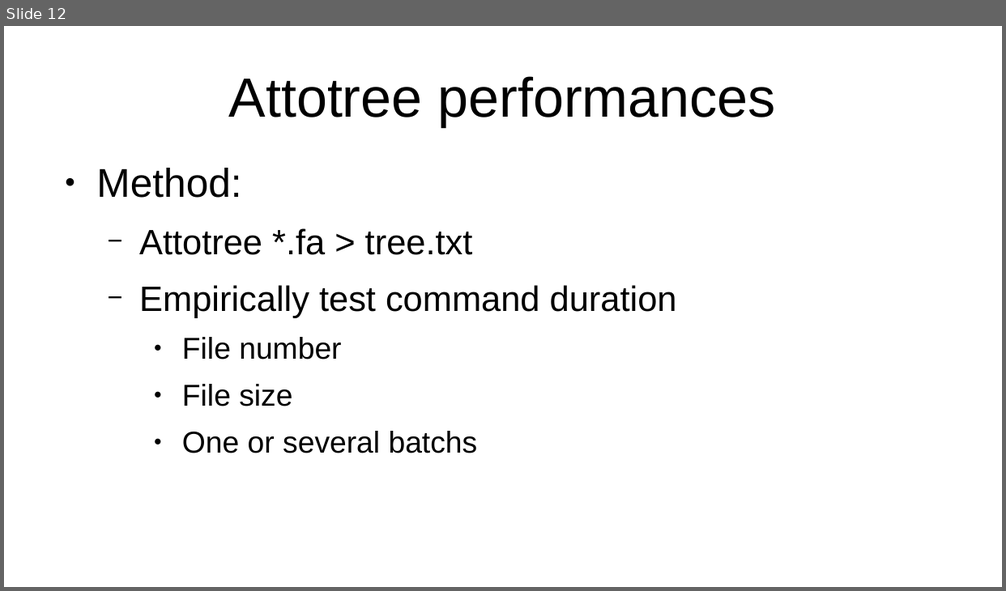
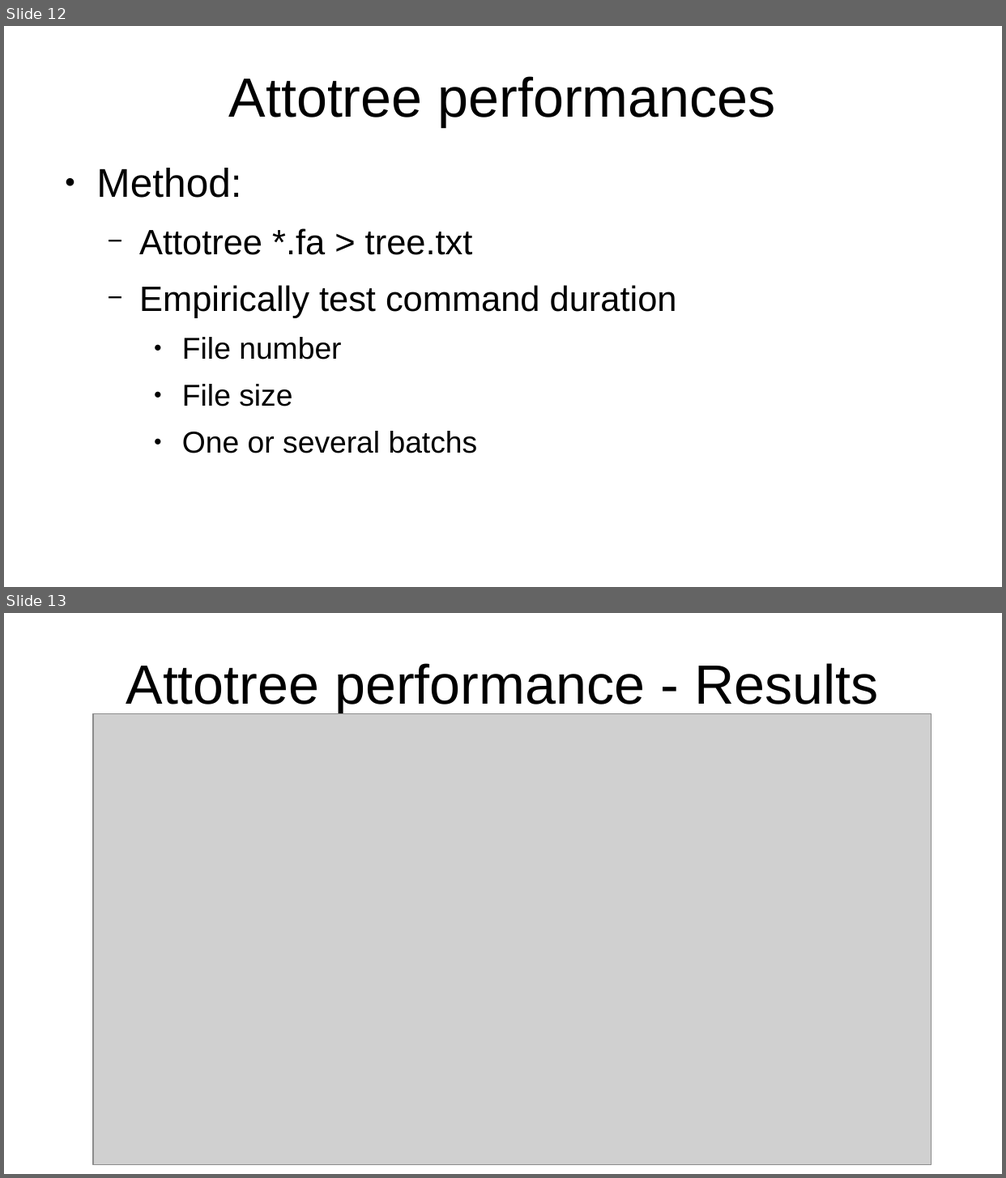
Before and after one commit to AntaoA/Amory_BWT_M1_project_Bioinfo, a slide deck: Diapo.odp. Shown one above the other, each under a label of ours: slide 12 before the commit, slides 12 and 13 after it. The pictures are 1006x591 and 1006x1178 pixels, drawn with LibreOffice and Linux fonts; fonts in the diff are those of the drawing; grey boxes stand for pictures. Boxes give left, top, right and bottom in pixels: in the first picture for what was removed or moved away, otherwise in the second. Text is boxed around its words. In the diff, an @@ line names an element or a change of style, - is before the commit and + after.

```diff
--- a/Diapo.odp
+++ b/Diapo.odp
@@ slide 13 added at bbox=[4, 613, 1002, 1174], background #FFFFFF @@
@@ title added at bbox=[126, 663, 879, 714], 44 pt, text #000000 @@
+Attotree performance - Results
@@ picture added at bbox=[93, 713, 931, 1165] @@
```
Also in this commit, not shown: 2 other slides added, 1 slide removed, 47 other files.
